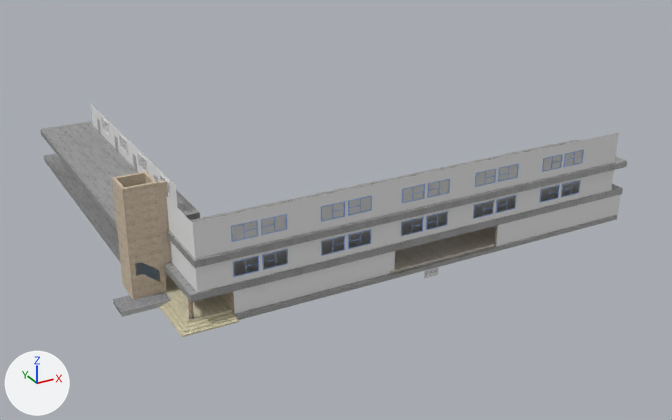
The Blender file Assets/edificio1.blend as it was, and as the next commit left it.
Rendered twice from a camera (50 mm lens) standing at (-56.9, -80.2, 50.9) and looking at (1.4, 25.8, -2.1). The axes (+X, +Y, +Z) are drawn at lower left. The lights are the same throughout.

Script lines for the objects in view, before the commit:
```python
ob_edficiosalaventanavidio_006 = bpy.data.objects.new('edficioSalaVentanaVidio.006', me_cube_055)
ob_edficiosalaventanavidio_006.location = (0.7, 0.0, 0.0)
ob_edficiosalaventanavidio_006.scale = (0.329, 0.00933, 0.483)
ob_escalerasmuro = bpy.data.objects.new('escalerasMuro', me_cube)
ob_escalerasmuro.location = (-31.4, 10.4, 7.7)
ob_escalerasmuro.rotation_euler = (0.0, 0.0, 4.712)  # degrees (0, 0, 270)
ob_escalerasmuro.scale = (1.89, 1.9, 6.5)
ob_plane = bpy.data.objects.new('Plane', me_plane_027)
ob_plane.location = (-29.1, 34.0, 6.1)
ob_plane.rotation_euler = (4.712, 4.712, 0.0)  # degrees (270, 270, 0)
ob_plane.scale = (1.52, 2.78, 2.03)
ob_suelobaldosa = bpy.data.objects.new('sueloBaldosa', me_cube_003)
ob_suelobaldosa.parent = ob_edificio
ob_suelobaldosa.location = (0.219, 2.768, 0.801)
ob_suelobaldosa.scale = (25.0, 2.74, 0.25)
ob_viga_001 = bpy.data.objects.new('viga.001', me_cube_022)
ob_viga_001.location = (-28.6, 30.3, 4.5)
ob_viga_001.rotation_euler = (0.0, 0.0, 1.571)  # degrees (0, 0, 90)
ob_viga_001.scale = (18.9, 6.32, 0.587)
# me_cube
# before: 1 (-1.0, -1.0, 1.0) at pixel (111, 177), 3 (-1.0, 1.0, 1.0) at pixel (146, 171), 5 (1.0, -1.0, 1.0) at pixel (122, 189), 7 (1.0, 1.0, 1.0) at pixel (157, 182), 8 (-0.79, -0.82, 1.0) at pixel (115, 178)
# before: 10 (0.79, -0.82, 1.0) at pixel (124, 187), 12 (-0.79, -0.72, 1.0) at pixel (117, 177), 13 (-0.79, 0.81, 1.0) at pixel (144, 172), 15 (0.79, 0.81, 1.0) at pixel (153, 182), 19 (0.0, 0.81, 1.0) at pixel (148, 177)
# before: 20 (0.0, 1.0, 1.0) at pixel (151, 176), 34 (0.79, 0.81, 1.0) at pixel (153, 182), 35 (0.79, 1.0, 1.0) at pixel (156, 181)
# also in view: 'viga2' at (0.5, 5.0, 8.1); 'ventanaMarco6' at (-0.8, 0.6, 6.4); 'cafeteriaPiso' at (3.5, 4.7, 1.2); 'ventanaMarco2' at (-21.5, 0.6, 6.4); 'viga.002' at (-28.7, 30.2, 8.3)
```
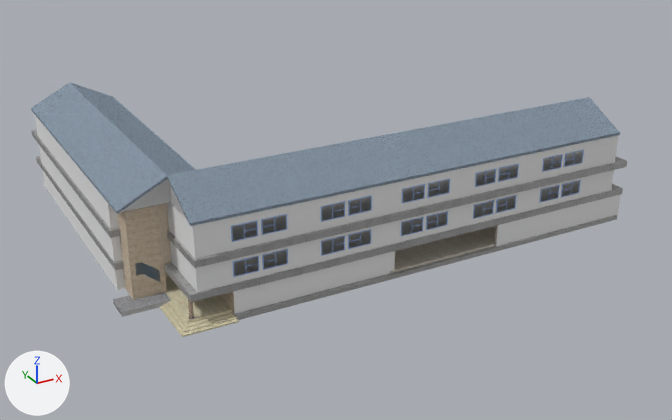
Changed parts and their boxes [x1, y1, x2, y2] in the pictures (672 x 420 px; the box of a moved part takes in the faces that stretch with it):
'edificioTecho', added (blue): after [166, 97, 620, 226]
'edificio2Techo', added (blue): after [31, 83, 196, 214]
'edificio2MuroAtras', added: after [35, 115, 117, 289]
'viga.001', mesh rescaled: before [44, 154, 121, 263]; after [36, 156, 124, 270]
'Plane.000', added: after [122, 179, 171, 212]
'Plane', moved, rescaled (not visible before): after [108, 204, 125, 290]
'Plane.001', added: after [170, 185, 186, 218]
'edficioSalaVentanaVidio.006', deleted: before [424, 268, 439, 279]
'Plane.009', added: after [120, 180, 166, 213]
part 2 of me_cube, moved or reshaped: before [112, 171, 164, 266]; after [118, 205, 164, 266]
'viga.002', unchanged, covered by the edit: before [40, 121, 200, 230]; after [31, 130, 121, 238]

Patch to the scene script:
```diff
--- a/Assets/edificio1.blend.py
+++ b/Assets/edificio1.blend.py
@@ mat_techoazul_002 @@
+mat_techoazul_002 = bpy.data.materials.new('techoAzul.002')
+mat_techoazul_002.use_nodes = True; mat_techoazul_002.node_tree.nodes.clear()
+_N = mat_techoazul_002.node_tree.nodes; _L = mat_techoazul_002.node_tree.links
+n0 = _N.new('ShaderNodeOutputMaterial'); n0.name = 'Material Output'
+n1 = _N.new('ShaderNodeTexImage'); n1.name = 'Image Texture'
+n1.image = img_techoazul_jpg
+n2 = _N.new('ShaderNodeTexCoord'); n2.name = 'Texture Coordinate'
+n3 = _N.new('ShaderNodeBsdfDiffuse'); n3.name = 'Diffuse BSDF'
+_L.new(n3.outputs[0], n0.inputs[0])  # 'BSDF' to 'Surface'
+_L.new(n2.outputs[2], n1.inputs[0])  # 'UV' to 'Vector'
+_L.new(n1.outputs[0], n3.inputs[0])  # 'Color' to 'Color'
@@ me_cube_022 @@
 me_cube_022.from_pydata(...)  # 8 vertices, 6 faces; spans x -1.02..1.0, y -0.71..0.73, z -1.0..0.36
 # used by ob_viga_001; location = (-28.6, 30.3, 4.5); rotation_euler = (0.0, 0.0, 1.571), in degrees (0, 0, 90); scale = (18.9, 6.32, 0.587)
+# me_cube_022 part 1: the whole mesh is scaled about its middle by (1, 1.12, 1), then moved by (0.0, 0.08, 0.0)
 me_cube_022.materials.append(mat_material)
@@ me_cube @@
 me_cube.from_pydata(...)  # 72 vertices, 50 faces; spans x -1.0..1.0, y -1.0..1.0, z -1.0..1.0
 # used by ob_escalerasmuro; location = (-31.4, 10.4, 7.7); rotation_euler = (0.0, 0.0, 4.712), in degrees (0, 0, 270); scale = (1.89, 1.9, 6.5)
+# me_cube part 2
+for i in [1, 3, 5, 7, 8, 10, 12, 13, 15, 19, 20, 34, 35]: me_cube.vertices[i].co += Vector((0.0, 0.0, -0.26))
 me_cube.materials.append(mat_pared)
@@ me_plane_032 @@
+me_plane_032.from_pydata([(1.34, -7.2, 0.0), (-1.81, -0.02, -4.04), (1.71, -7.03, -4.04), (1.71, 7.0, -4.04)], [], [(3, 1, 2)])
+me_plane_032.materials.append(mat_material_007)  # its picture is missing
@@ me_plane_037 @@
+me_plane_037.from_pydata([(-5.83, -1.7, -0.17), (1.85, 0.18, -0.16), (1.88, -1.68, -0.19), (-5.85, 0.15, -0.14), (1.85, -1.72, -0.19), (6.42, 0.07, 6.02), (6.45, -1.84, 5.99), (1.83, 0.19, -0.16)], [], [(3, 1, 2, 0), (7, 5, 6, 4)])
+me_plane_037.materials.append(mat_material_003)  # white #e7e7e7
@@ me_plane_028 @@
+me_plane_028.from_pydata([(-1.0, -1.0, 0.0), (1.0, -1.0, 0.0), (-1.0, 1.0, 0.0), (1.0, 1.0, 0.0)], [], [(0, 1, 3, 2)])
+me_plane_028.materials.append(mat_muroladrillos)  # its picture is missing
@@ ob_plane @@
 ob_plane = bpy.data.objects.new('Plane', me_plane_027)
-ob_plane.location = (-29.1, 34.0, 6.1)
+ob_plane.location = (-33.5, 11.5, 7.0)
 ob_plane.rotation_euler = (4.712, 4.712, 0.0)  # degrees (270, 270, 0)
-ob_plane.scale = (1.52, 2.78, 2.03)
+ob_plane.scale = (0.743, 5.7, 1.0)
@@ ob_edficiosalaventanavidio_006 @@
-ob_edficiosalaventanavidio_006 = bpy.data.objects.new('edficioSalaVentanaVidio.006', me_cube_055)
@@ ob_plane_001 @@
+ob_plane_001 = bpy.data.objects.new('Plane.001', me_plane_032)
+ob_plane_001.parent = ob_edificiotecho
+ob_plane_001.location = (-32.74, 6.619, 13.83)
+ob_plane_001.rotation_euler = (-3.142, 1.571, 0.0)  # degrees (-180, 90, 0)
+ob_plane_001.scale = (0.841, 0.841, 0.98)
@@ ob_edificiotecho @@
+ob_edificiotecho = bpy.data.objects.new('edificioTecho', me_cube_024)  # 76 vertices, 73 faces; spans x -5.42..5.14, y -1.01..1.01, z -5.14..5.42
+ob_edificiotecho.parent = ob_edificio
+ob_edificiotecho.location = (-0.346, 6.546, 12.33)
+ob_edificiotecho.rotation_euler = (0.0, 0.785, 1.571)  # degrees (0, 45, 90)
+ob_edificiotecho.scale = (0.841, 28.4, 0.841)
@@ ob_plane_000 @@
+ob_plane_000 = bpy.data.objects.new('Plane.000', me_plane_032.copy())
+ob_plane_000.parent = ob_edificio2techo
+ob_plane_000.location = (-32.74, 6.619, 13.83)
+ob_plane_000.rotation_euler = (-3.142, 1.571, 0.0)  # degrees (-180, 90, 0)
+ob_plane_000.scale = (0.841, 0.841, 0.98)
@@ ob_edificio2techo @@
+ob_edificio2techo = bpy.data.objects.new('edificio2Techo', me_cube_024.copy())
+ob_edificio2techo.parent = ob_edificio2
+ob_edificio2techo.location = (-28.97, 26.56, 12.47)
+ob_edificio2techo.rotation_euler = (0.0, 0.785, 3.142)  # degrees (0, 45, 180)
+ob_edificio2techo.scale = (0.776, 19.7, 0.776)
@@ ob_plane_009 @@
+ob_plane_009 = bpy.data.objects.new('Plane.009', me_plane_037)
+ob_plane_009.parent = ob_edificio2techo
+ob_plane_009.location = (-27.36, 5.282, 14.51)
+ob_plane_009.rotation_euler = (-0.0225, -2.674, 4.726)  # degrees (-1.3, -153, 271)
+ob_plane_009.scale = (0.841, 0.98, 0.841)
@@ ob_edificio2muroatras @@
+ob_edificio2muroatras = bpy.data.objects.new('edificio2MuroAtras', me_plane_028)
+ob_edificio2muroatras.parent = ob_edificio2
+ob_edificio2muroatras.location = (-34.21, 28.96, 6.716)
+ob_edificio2muroatras.rotation_euler = (0.0, -1.571, 0.0)  # degrees (0, -90, 0)
+ob_edificio2muroatras.scale = (5.5, 17.5, 1.0)
```
